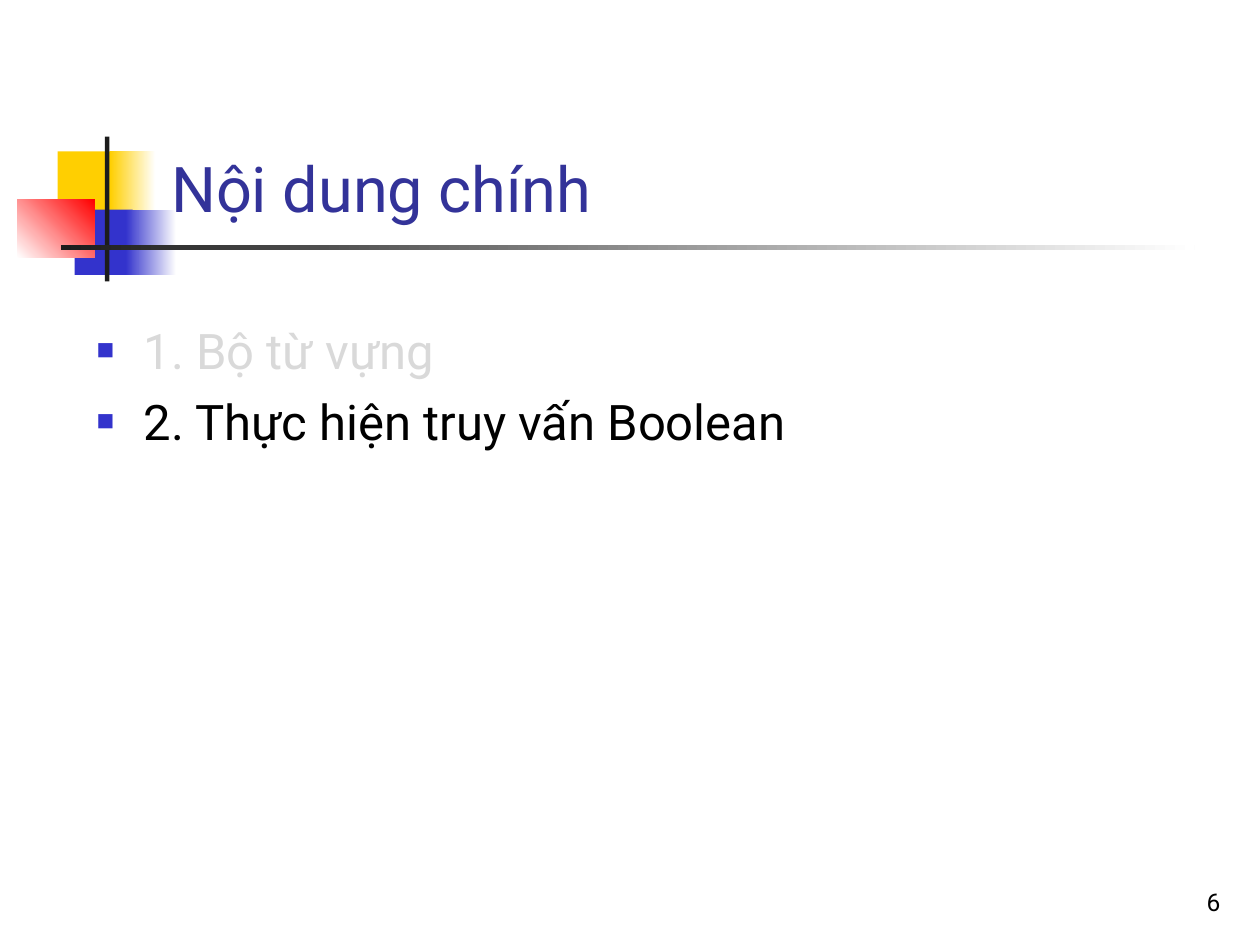
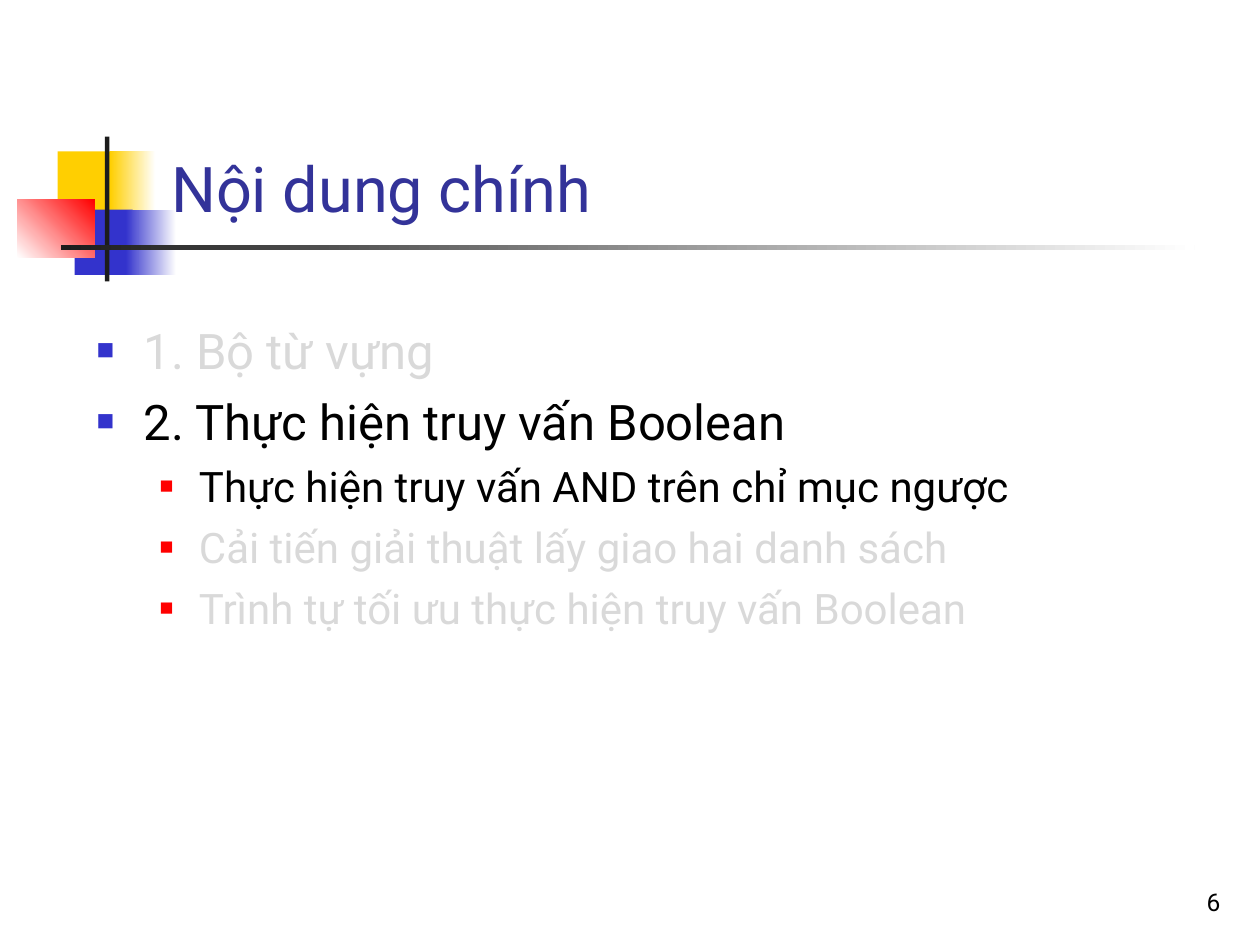
Before and after one commit to nguyenkhanhthien/IT4853, a slide deck: slide 6 of Bài 2 Thuc hien truy van Boolean tren chi muc nguoc.ppt. Drawn at 1260x945 pixels with LibreOffice and Linux fonts; fonts in the diff are those of the drawing. Boxes give left, top, right and bottom in pixels: in the first picture for what was removed or moved away, otherwise in the second. Text is boxed around its words. In the diff, an @@ line names an element or a change of style, - is before the commit and + after.

```diff
--- a/Bài 2 Thuc hien truy van Boolean tren chi muc nguoc.ppt
+++ b/Bài 2 Thuc hien truy van Boolean tren chi muc nguoc.ppt
@@ text at <box>199,467,1009,635</box>: paragraphs added @@
+  ■ Thực hiện truy vấn AND trên chỉ mục ngược
+  ■ Cải tiến giải thuật lấy giao hai danh sách
+  ■ Trình tự tối ưu thực hiện truy vấn Boolean
```
Also in this commit, not shown: 9 other slides changed, 2 slides added.
